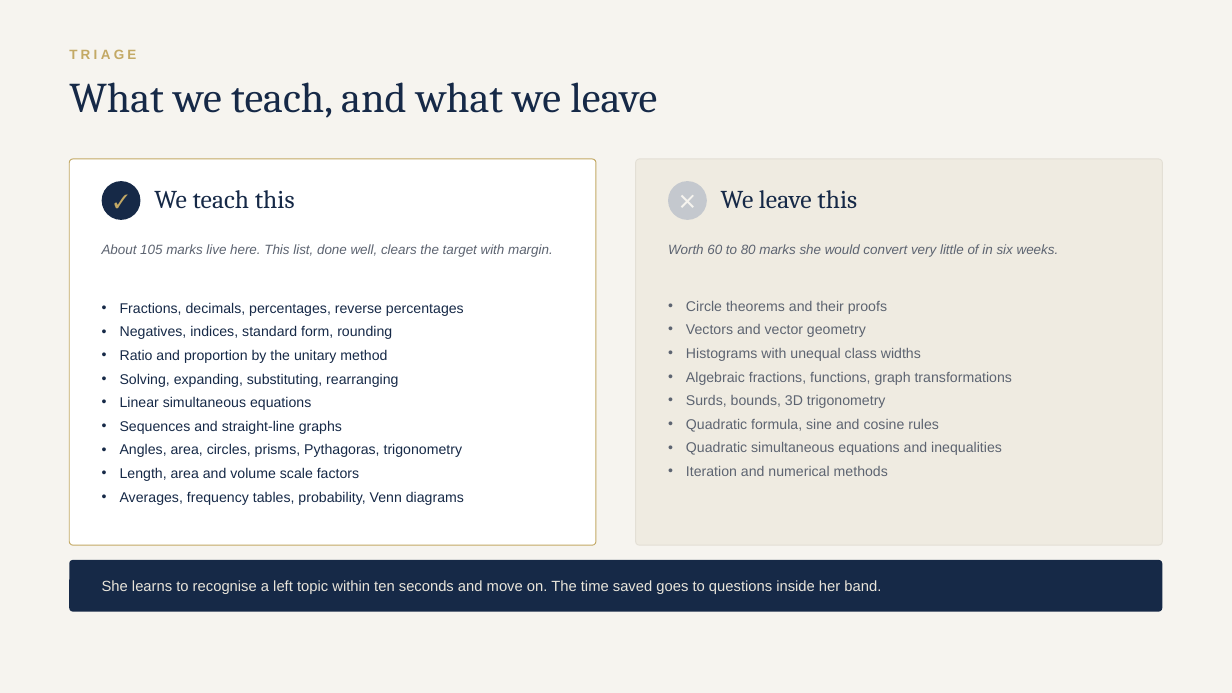
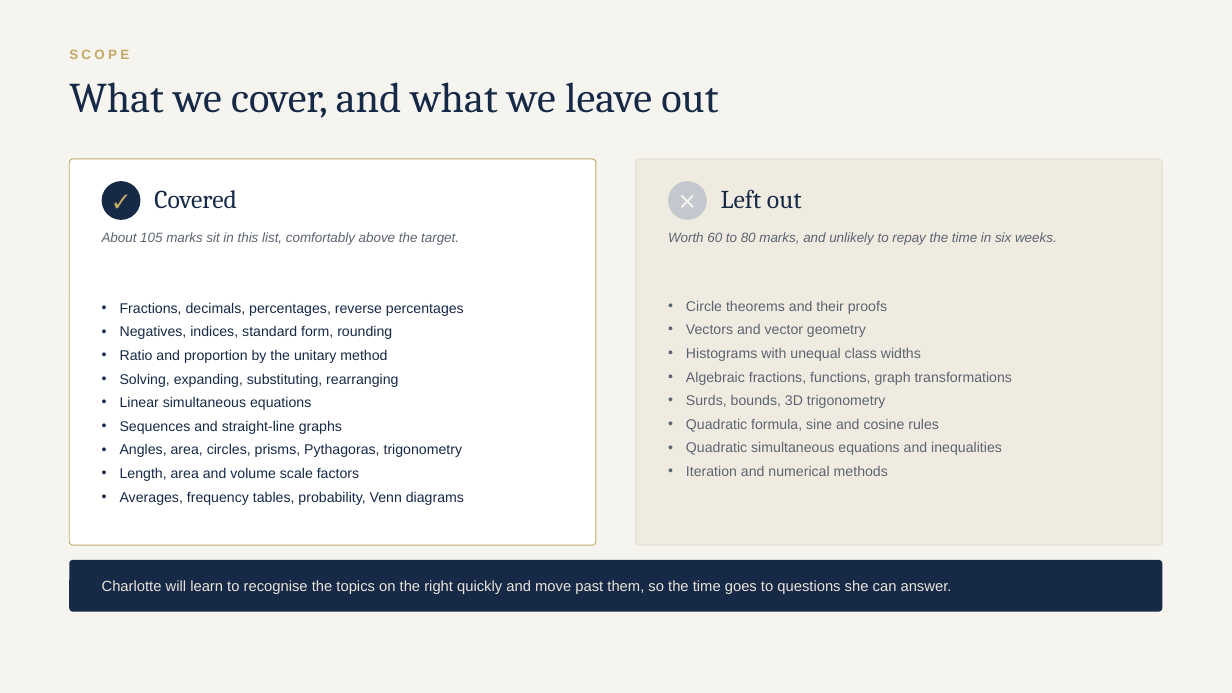
Before and after one commit to AliAljawabra/Daily, a slide deck: slide 11 of tutoring/charlotte/Charlotte_maths_plan.pptx. Drawn at 1232x693 pixels with LibreOffice and Linux fonts; fonts in the diff are those of the drawing. Boxes give left, top, right and bottom in pixels: in the first picture for what was removed or moved away, otherwise in the second. Text is boxed around its words. In the diff, an @@ line names an element or a change of style, - is before the commit and + after.

```diff
--- a/tutoring/charlotte/Charlotte_maths_plan.pptx
+++ b/tutoring/charlotte/Charlotte_maths_plan.pptx
@@ text at (69,49,129,59): text changed @@
-TRIAGE
+SCOPE
@@ text at (69,82,718,118): text changed @@
-What we teach, and what we leave
+What we cover, and what we leave out
@@ text at (154,190,237,208): text changed @@
-We teach this
+Covered
@@ text at (721,190,802,209): text changed @@
-We leave this
+Left out
@@ text "About 105 marks sit in ..." at (102,232,459,245): vertical alignment middle to top @@
@@ text at (102,232,459,245): text changed @@
-About 105 marks live here. This list, done well, clears the target with margin.
+About 105 marks sit in this list, comfortably above the target.
@@ text at (668,232,1057,245): text changed @@
-Worth 60 to 80 marks she would convert very little of in six weeks.
+Worth 60 to 80 marks, and unlikely to repay the time in six weeks.
@@ text "Worth 60 to 80 marks, ..." at (668,232,1057,245): vertical alignment middle to top @@
@@ text at (102,580,952,594): text changed @@
-She learns to recognise a left topic within ten seconds and move on. The time saved goes to questions inside her band.
+Charlotte will learn to recognise the topics on the right quickly and move past them, so the time goes to questions she can answer.
```
Also in this commit, not shown: 15 other slides changed, 2 other files.
